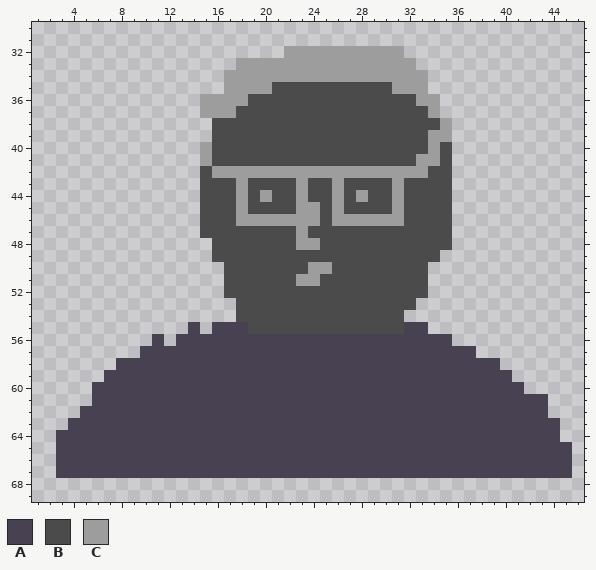
File history of a pixel-art file, sprite/aseprite/Face3.aseprite. The first picture shows the starting point.
50x80 pixels, 1 frame. Shown: x 1..46, y 30..69.
Palette (. is transparent): A #484151  B #4b4b4b  C #9d9d9d
Pixels before, first column x 3:
32 ...................CCCCCCCCCC..............
33 ...............CCCCCCCCCCCCCCC.............
34 ..............CCCCCCCCCCCCCCCCC............
35 ..............CCCCBBBBBBBBBBCCC............
36 ............CCCCBBBBBBBBBBBBBBCC...........
37 ............CCCBBBBBBBBBBBBBBBBC...........
38 .............BBBBBBBBBBBBBBBBBBBC..........
39 .............BBBBBBBBBBBBBBBBBBCC..........
40 ............CBBBBBBBBBBBBBBBBBBCB..........
41 ............CBBBBBBBBBBBBBBBBBCCB..........
42 ............BCCCCCCCCCCCCCCCCCCBB..........
43 ............BBBCBBBBCBBCBBBBCBBBB..........
44 ............BBBCBCBBCBBCBCBBCBBBB..........
45 ............BBBCBBBBCCBCBBBBCBBBB..........
46 ............BBBCCCCCCCBCCCCCCBBBB..........
47 ............BBBBBBBBCBBBBBBBBBBBB..........
48 .............BBBBBBBCCBBBBBBBBBBB..........
49 .............BBBBBBBBBBBBBBBBBBB...........
50 ..............BBBBBBBCCBBBBBBBB............
51 ..............BBBBBBCCBBBBBBBBB............
52 ..............BBBBBBBBBBBBBBBBB............
53 ...............BBBBBBBBBBBBBBB.............
54 ...............BBBBBBBBBBBBBB..............
55 ...........A.AAABBBBBBBBBBBBBAA............
56 ........A.AAAAAAAAAAAAAAAAAAAAAAA..........
57 .......AAAAAAAAAAAAAAAAAAAAAAAAAAAA........
58 .....AAAAAAAAAAAAAAAAAAAAAAAAAAAAAAAA......
59 ....AAAAAAAAAAAAAAAAAAAAAAAAAAAAAAAAAA.....
60 ...AAAAAAAAAAAAAAAAAAAAAAAAAAAAAAAAAAAA....
61 ...AAAAAAAAAAAAAAAAAAAAAAAAAAAAAAAAAAAAAA..
62 ..AAAAAAAAAAAAAAAAAAAAAAAAAAAAAAAAAAAAAAA..
63 .AAAAAAAAAAAAAAAAAAAAAAAAAAAAAAAAAAAAAAAAA.
64 AAAAAAAAAAAAAAAAAAAAAAAAAAAAAAAAAAAAAAAAAA.
65 AAAAAAAAAAAAAAAAAAAAAAAAAAAAAAAAAAAAAAAAAAA
66 AAAAAAAAAAAAAAAAAAAAAAAAAAAAAAAAAAAAAAAAAAA
67 AAAAAAAAAAAAAAAAAAAAAAAAAAAAAAAAAAAAAAAAAAA
Once edited:
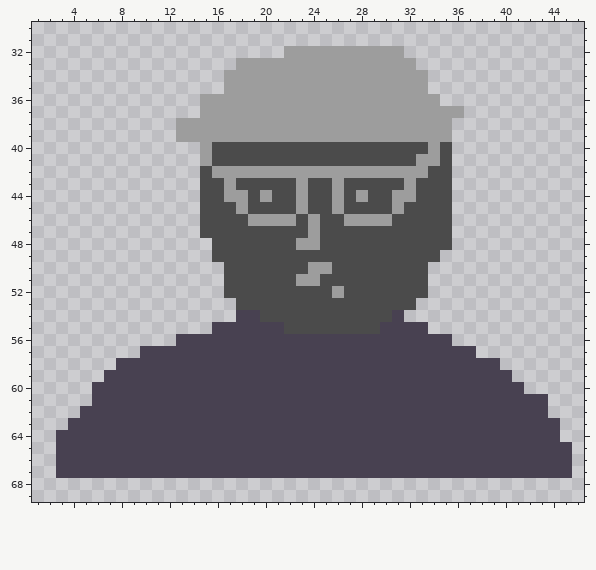
What changed:
{"where": "layer \"Layer 1\""}
{"y":35,"x":21,"old":"BBBBBBBBBB","new":"CCCCCCCCCC"}
{"y":36,"x":19,"old":"BBBBBBBBBBBBBB","new":"CCCCCCCCCCCCCC"}
{"y":37,"x":18,"old":"BBBBBBBBBBBBBBBB","new":"CCCCCCCCCCCCCCCC"}
{"y":37,"x":35,"old":"..","new":"CC"}
{"y":38,"x":13,"old":"...BBBBBBBBBBBBBBBBBBB","new":"CCCCCCCCCCCCCCCCCCCCCC"}
{"y":39,"x":13,"old":"...BBBBBBBBBBBBBBBBBB","new":"CCCCCCCCCCCCCCCCCCCCC"}
{"y":43,"x":17,"old":"BC","new":"CB"}
{"y":43,"x":31,"old":"CB","new":"BC"}
{"y":44,"x":17,"old":"B","new":"C"}
{"y":44,"x":32,"old":"B","new":"C"}
{"y":45,"x":24,"old":"C","new":"B"}
{"y":46,"x":18,"old":"C","new":"B"}
{"y":46,"x":23,"old":"C","new":"B"}
{"y":46,"x":26,"old":"C","new":"B"}
{"y":46,"x":31,"old":"C","new":"B"}
{"y":47,"x":23,"old":"CB","new":"BC"}
{"y":52,"x":26,"old":"B","new":"C"}
{"y":54,"x":18,"old":"BB","new":"AA"}
{"y":54,"x":31,"old":"B","new":"A"}
{"y":55,"x":14,"old":"A","new":"."}
{"y":55,"x":19,"old":"BBB","new":"AAA"}
{"y":55,"x":30,"old":"BB","new":"AA"}
{"y":56,"x":11,"old":"A","new":"."}
{"label":"changed","picture_box":[176,82,464,238]}
{"label":"changed","picture_box":[332,286,404,334]}
{"label":"changed","picture_box":[152,310,284,346]}
